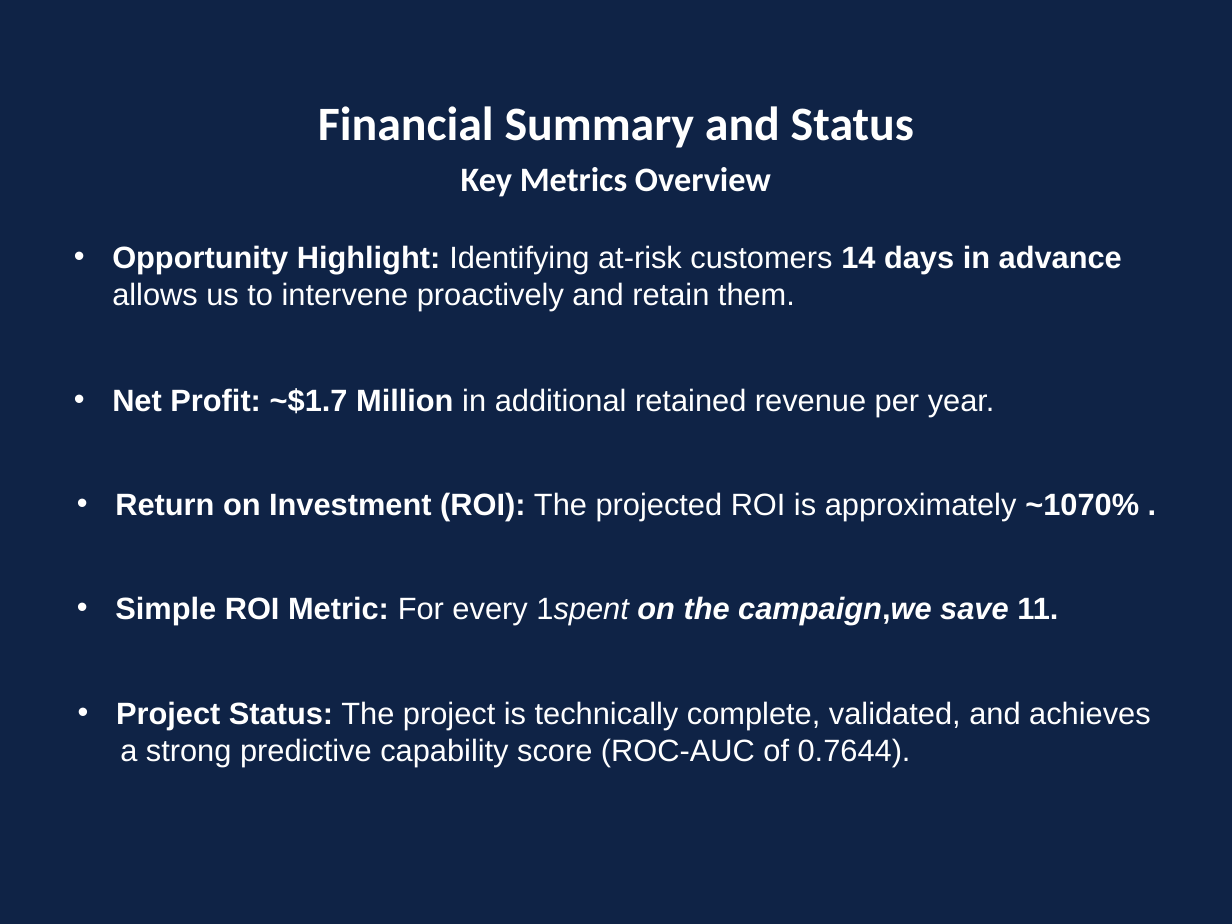
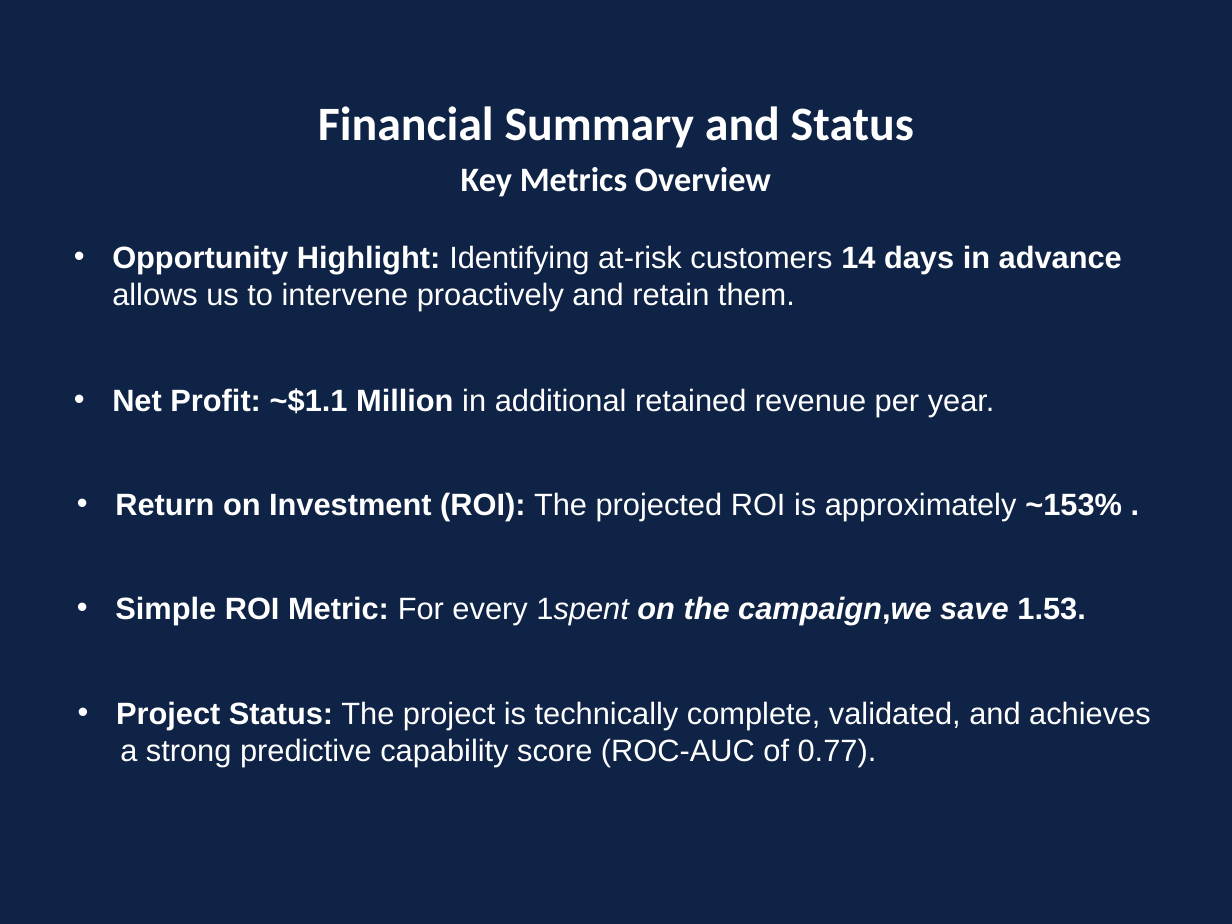
Before and after one commit to miyigun/FreshCart-Churn-Prediction, a slide deck: slide 6 of docs/FreshCart_Executive_Presentation.pptx. Drawn at 1232x924 pixels with LibreOffice and Linux fonts; fonts in the diff are those of the drawing. Boxes give left, top, right and bottom in pixels: in the first picture for what was removed or moved away, otherwise in the second. Text is boxed around its words. In the diff, an @@ line names an element or a change of style, - is before the commit and + after.

Commit message:
docs: update executive presentation with final validated metrics

```diff
--- a/docs/FreshCart_Executive_Presentation.pptx
+++ b/docs/FreshCart_Executive_Presentation.pptx
@@ text at [112,388,995,416]: text changed @@
-• Net Profit: ~$1.7 Million in additional retained revenue per year.
+• Net Profit: ~$1.1 Million in additional retained revenue per year.
@@ text at [115,492,1122,520]: text changed @@
-• Return on Investment (ROI): The projected ROI is approximately ~1070% .
+• Return on Investment (ROI): The projected ROI is approximately ~153% .
@@ text at [115,596,1085,625]: text changed @@
-• Simple ROI Metric: For every 1spent on the campaign,we save 11.
+• Simple ROI Metric: For every 1spent on the campaign,we save 1.53.
@@ text at [120,738,877,766]: text changed @@
-a strong predictive capability score (ROC-AUC of 0.7644).
+a strong predictive capability score (ROC-AUC of 0.77).
```
Also in this commit, not shown: 2 other slides changed.
